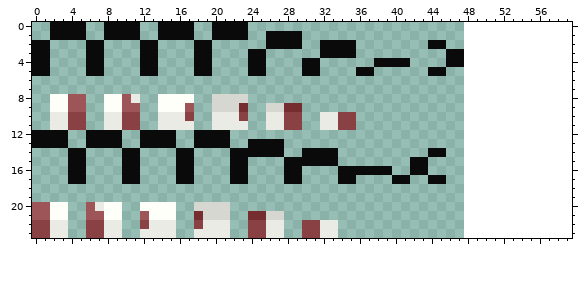
One commit to this pixel-art sprite: sample_skins/11/eyes.png. Above, as it was before the edit.
The file is 48x24 pixels. The old version is drawn lined up with the new one, on the new canvas.
Now the later version:
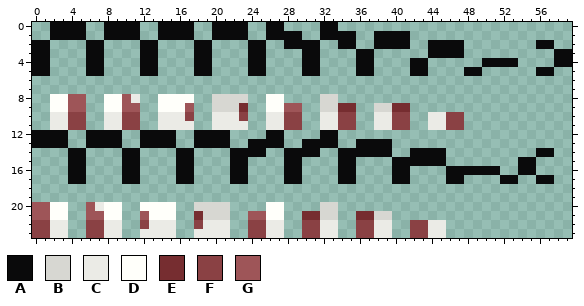
Palette (. is transparent): A #0a0a0b  B #d7d7d2  C #ebebe6  D #fffffa  E #762d30  F #8a4144  G #9e5558
What changed:
canvas 48x24 -> 60x24
Colour A now appears in row 0 at x 26 to 27 and 32 to 33; in row 1 at x 32 to 35 and 38 to 41; in row 2 at x 24 to 25, 30 to 31, 38 to 41, 46 to 47 and 56 to 57; in row 3 at x 30 to 31, 36 to 37, 44 to 45 and 58 to 59; in row 4 at x 36 to 37, 42 to 43, 50 to 53 and 58 to 59; in row 5 at x 42 to 43, 48 to 49 and 56 to 57.
Colour A now appears in row 12 at x 26 to 27 and 32 to 33; in row 13 at x 30 to 33 and 36 to 39; in row 14 at x 28 to 29, 34 to 39, 42 to 43 and 56 to 57; in row 15 at x 34 to 35, 40 to 41, 44 to 45 and 54 to 55; in row 16 at x 40 to 41, 46 to 51 and 54 to 55; in row 17 at x 46 to 47, 52 to 53 and 56 to 57.
Colour B now appears in row 8 at x 32 to 33; in row 9 at x 32 to 33 and 38 to 39; in row 20 at x 32 to 33; in row 21 at x 32 to 33 and 38 to 39.
Colour C now appears in rows 10 to 11 at x 38 to 39 and 44 to 45; in rows 22 to 23 at x 38 to 39 and 44 to 45.
Colour D now appears in row 8 at x 26 to 27; in row 20 at x 26 to 27.
The author changed colour B to colour D in row 9 at x 26 to 27; in row 21 at x 26 to 27.
Colour E now appears in row 9 at x 34 to 35 and 40 to 41; in row 21 at x 30 to 31 and 36 to 37.
Colour F now appears in rows 10 to 11 at x 40 to 41 and 46 to 47; in rows 22 to 23 at x 36 to 37 and 42 to 43.
The author changed colour E to colour G in row 9 at x 28 to 29; in row 21 at x 24 to 25.
The edit erases colour A in row 2 at x 26 to 27 and 32 to 33; in row 3 at x 32 to 35; in row 4 at x 38 to 41 and 46 to 47; in row 5 at x 44 to 45; in row 14 at x 26 to 27 and 32 to 33; in row 15 at x 30 to 33.
The edit erases colour A in row 16 at x 36 to 39 and 42 to 43; in row 17 at x 44 to 45.
